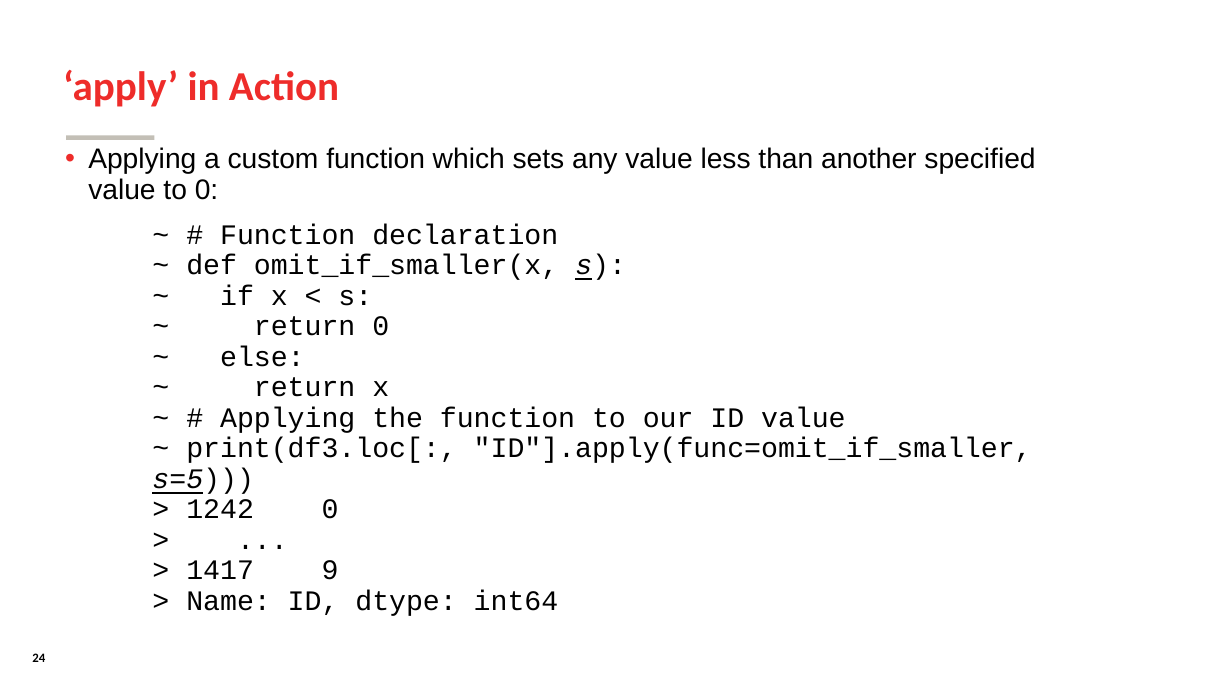
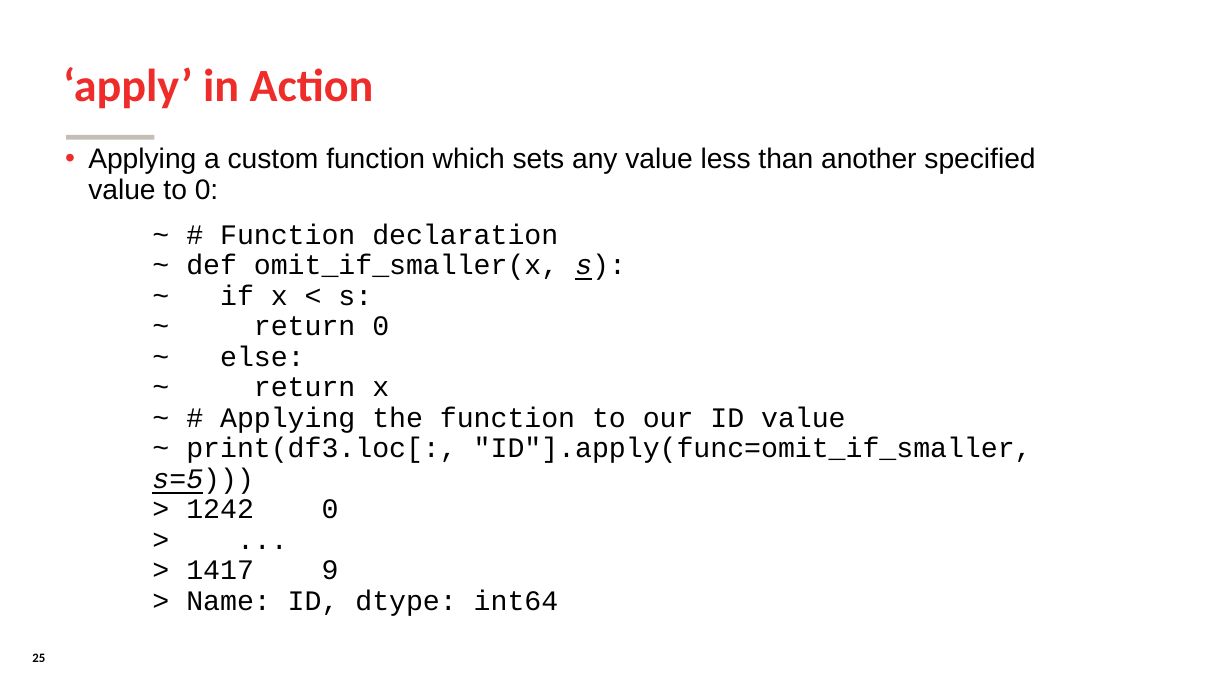
Before and after one commit to SomeoneInParticular/MDPR613_CourseMaterial, a slide deck: slide 25 of PythonCrashCourse/Unit2_DataManagement/Unit2_DataManagement.odp (slide 24 before the commit). Drawn at 1232x693 pixels with LibreOffice and Linux fonts; fonts in the diff are those of the drawing; background and template pictures are left out. Boxes give left, top, right and bottom in pixels: in the first picture for what was removed or moved away, otherwise in the second. Text is boxed around its words. In the diff, an @@ line names an element or a change of style, - is before the commit and + after.

```diff
--- a/PythonCrashCourse/Unit2_DataManagement/Unit2_DataManagement.odp
+++ b/PythonCrashCourse/Unit2_DataManagement/Unit2_DataManagement.odp
@@ title "‘apply’ in Action" at [63, 67, 374, 109]: size 32 to 36 pt @@
@@ page number at [32, 653, 45, 662]: text changed @@
-24
+25
```
Also in this commit, not shown: 3 other slides changed, 2 slides added, 12 other files.
